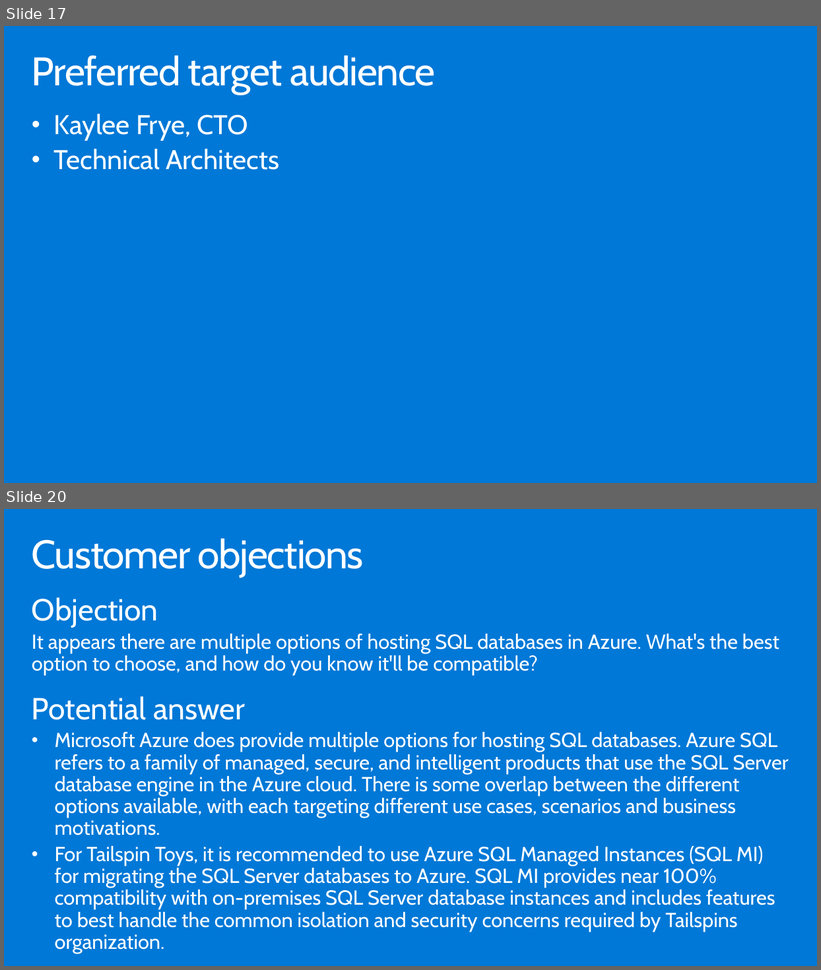
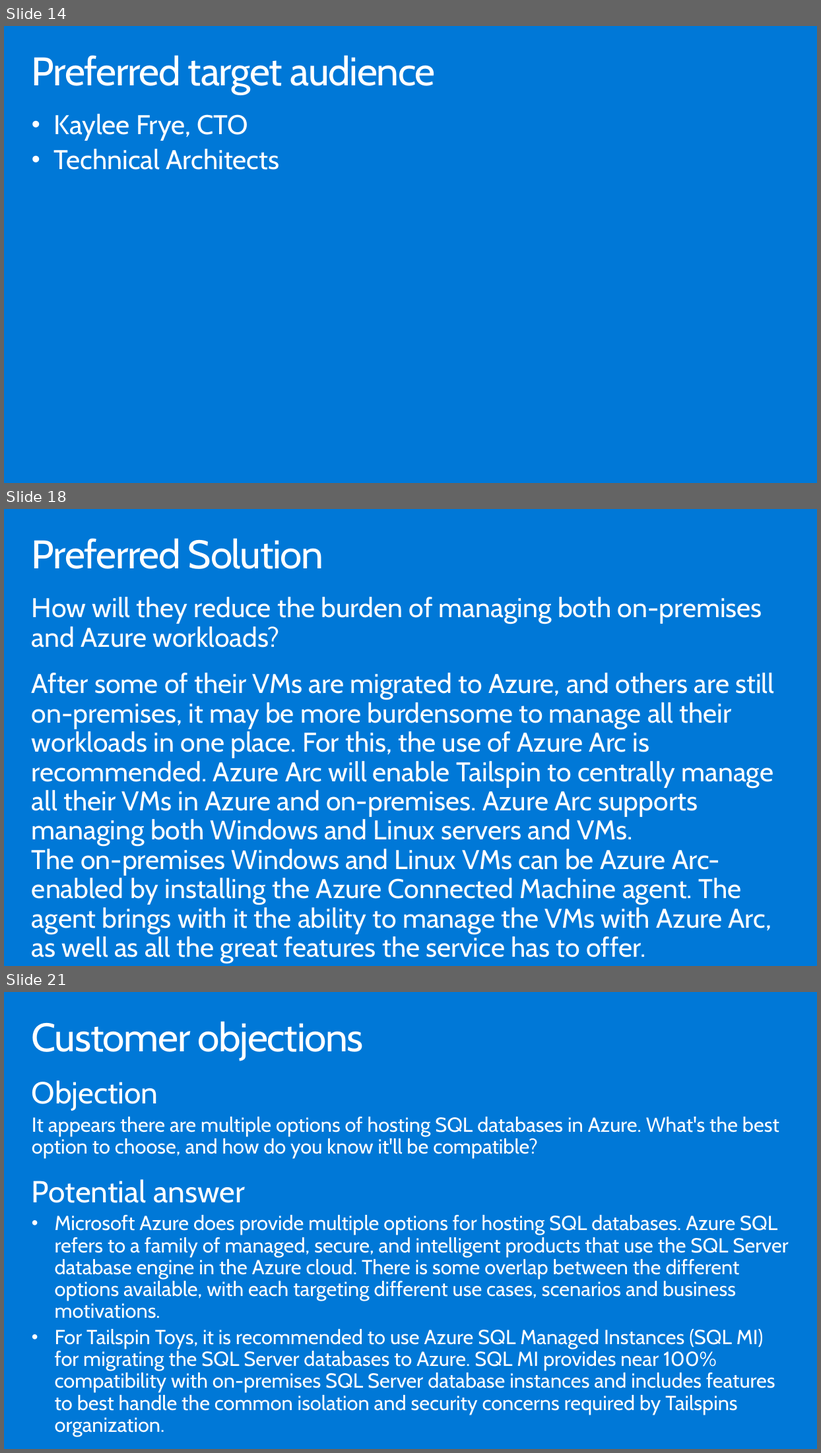
Before and after one commit to solliancenet/-Building-the-business-migration-case-with-Windows-Server-and-SQL-Server, a slide deck: Whiteboard design session/WDS trainer presentation - Building the business migration case with Windows Server and SQL Server.pptx. Shown one above the other, each under a label of ours: slides 17 and 20 before the commit, slides 14, 18 and 21 after it; the slides between them are not shown. The pictures are 821x970 and 821x1453 pixels, drawn with LibreOffice and Linux fonts; fonts in the diff are those of the drawing. Boxes give left, top, right and bottom in pixels: in the first picture for what was removed or moved away, otherwise in the second. Text is boxed around its words. In the diff, an @@ line names an element or a change of style, - is before the commit and + after.

```diff
--- a/Whiteboard design session/WDS trainer presentation - Building the business migration case with Windows Server and SQL Server.pptx
+++ b/Whiteboard design session/WDS trainer presentation - Building the business migration case with Windows Server and SQL Server.pptx
@@ slide 18 added at (4, 509, 817, 966), background #0078D7 @@
@@ title added at (32, 538, 324, 569), 47 pt, text #FFFFFF @@
+Preferred Solution
@@ text added at (32, 597, 774, 964), 32 pt, text #FFFFFF @@
+How will they reduce the burden of managing both on-premises and Azure workloads?
+After some of their VMs are migrated to Azure, and others are still on-premises, it may be more burdensome to manage all their workloads in one place. For this, the use of Azure Arc is recommended. Azure Arc will enable Tailspin to centrally manage all their VMs in Azure and on-premises. Azure Arc supports managing both Windows and Linux servers and VMs.
+The on-premises Windows and Linux VMs can be Azure Arc-enabled by installing the Azure Connected Machine agent. The agent brings with it the ability to manage the VMs with Azure Arc, as well as all the great features the service has to offer.
@@ what was slide 17 is now slide 14 @@
@@ what was slide 20 is now slide 21 @@
```
Also in this commit, not shown: 5 other slides added, 5 slides removed, 2 other files.
